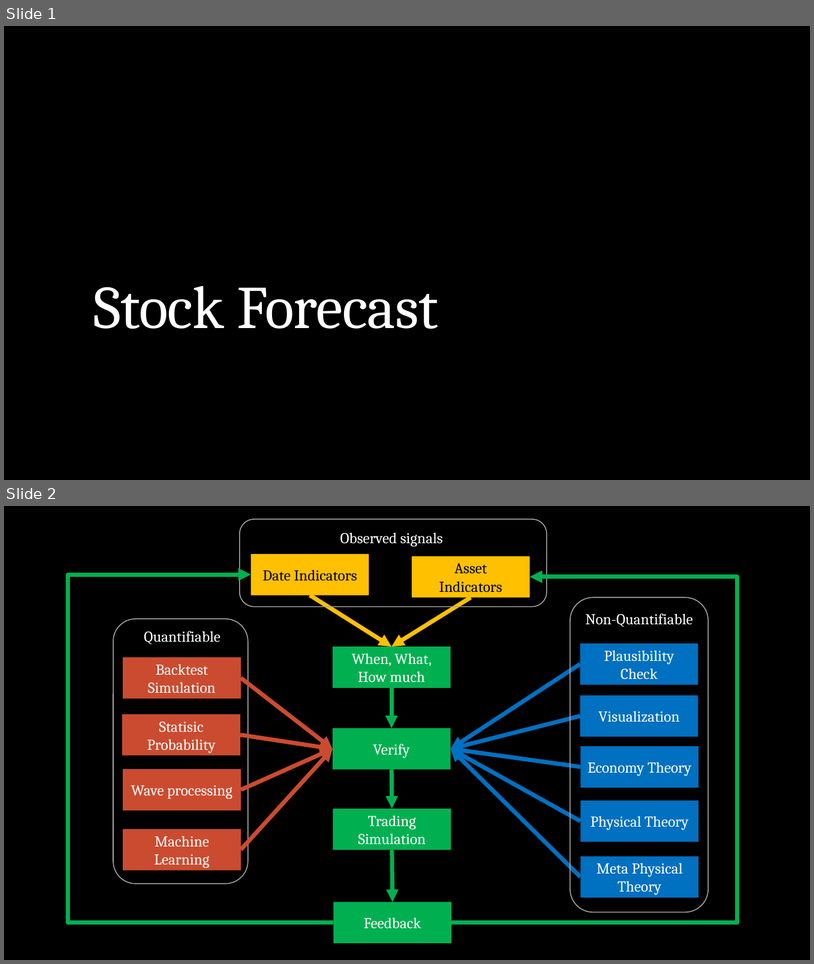
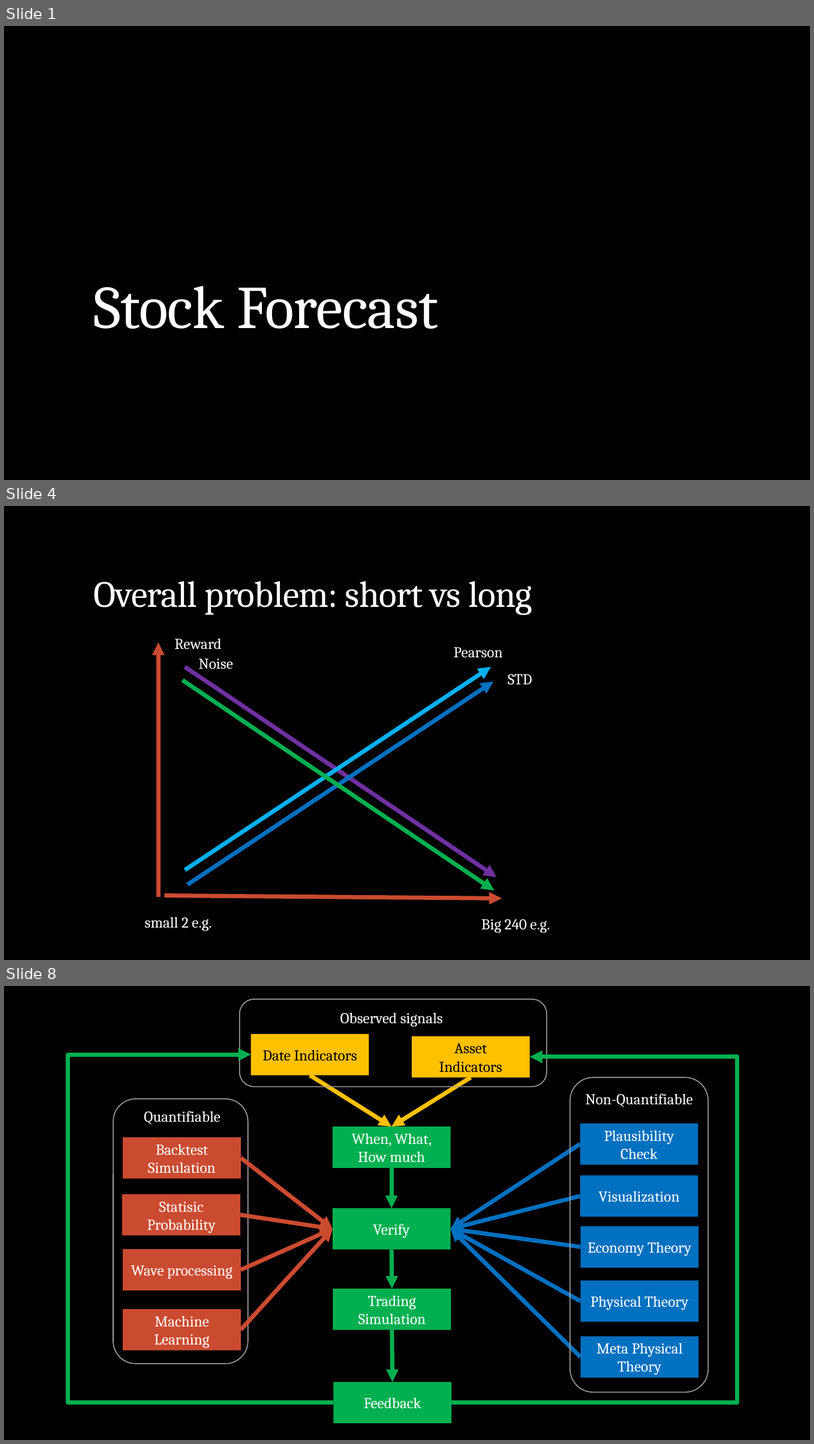
Before and after one commit to webclinic017/Stock-5, a slide deck: Doc/All-In-One.pptx. Shown one above the other, each under a label of ours: slides 1 and 2 before the commit, slides 1, 4 and 8 after it; the slides between them are not shown. The pictures are 814x964 and 814x1444 pixels, drawn with LibreOffice and Linux fonts; fonts in the diff are those of the drawing. Boxes give left, top, right and bottom in pixels: in the first picture for what was removed or moved away, otherwise in the second. Text is boxed around its words. In the diff, an @@ line names an element or a change of style, - is before the commit and + after.

```diff
--- a/Doc/All-In-One.pptx
+++ b/Doc/All-In-One.pptx
@@ slide 4 added at box(4, 506, 810, 960), background #000000 @@
@@ title added at box(93, 581, 533, 615), 44 pt, text #FFFFFF @@
+Overall problem: short vs long
@@ arrow added from (158, 897) to (158, 643), #CB4B30 5 pt @@
@@ text added at box(174, 638, 221, 649), 18 pt, text #FFFFFF @@
+Reward
@@ text added at box(454, 647, 503, 657), 18 pt, text #FFFFFF @@
+Pearson
@@ arrow added from (185, 667) to (497, 877), #7030A0 5 pt @@
@@ arrow added from (185, 870) to (491, 667), #00B0F0 5 pt @@
@@ text added at box(198, 658, 233, 669), 18 pt, text #FFFFFF @@
+Noise
@@ arrow added from (182, 680) to (495, 890), #00B050 5 pt @@
@@ arrow added from (188, 884) to (494, 681), #0070C0 5 pt @@
@@ text added at box(508, 674, 533, 684), 18 pt, text #FFFFFF @@
+STD
@@ arrow added from (164, 895) to (502, 898), #CB4B30 5 pt @@
@@ text added at box(145, 916, 212, 931), 18 pt, text #FFFFFF @@
+small 2 e.g.
@@ text added at box(482, 919, 550, 933), 18 pt, text #FFFFFF @@
+Big 240 e.g.
@@ what was slide 2 is now slide 8 @@
```
Also in this commit, not shown: 3 slides changed, 6 other slides added, 7 other files.
